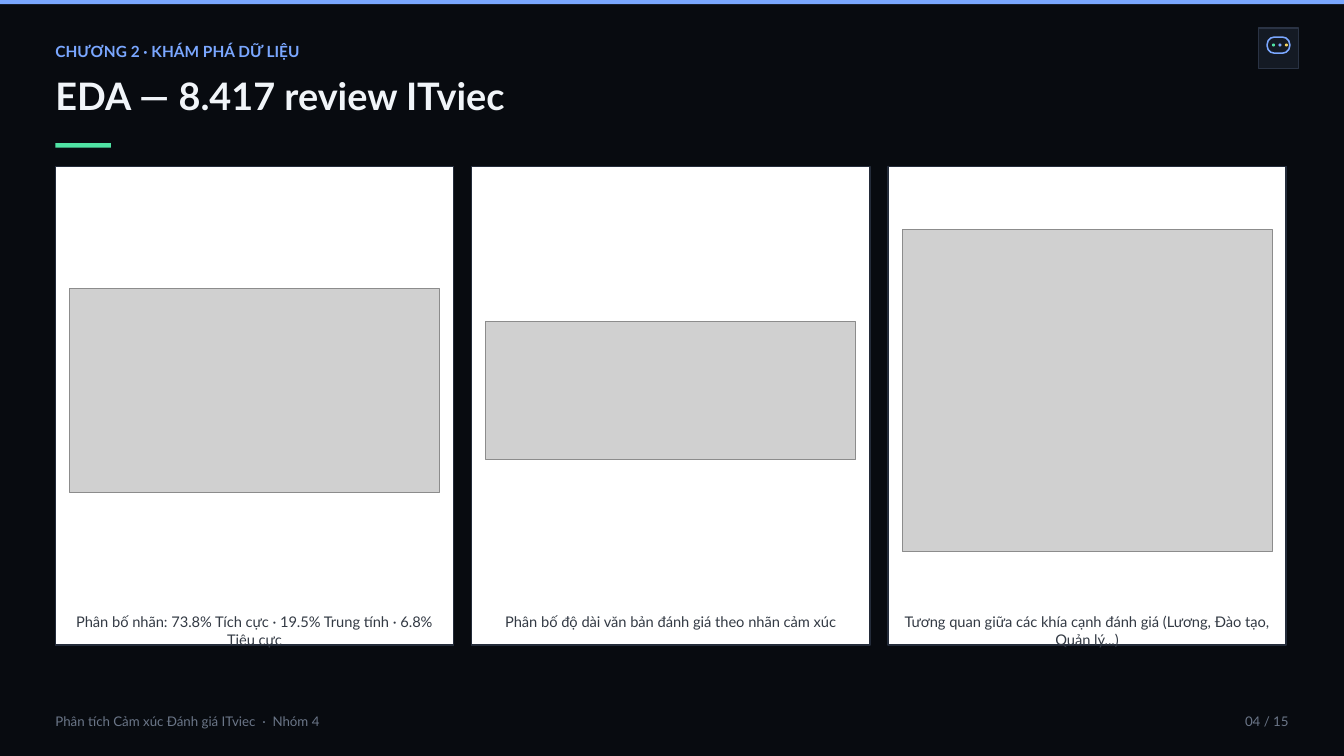
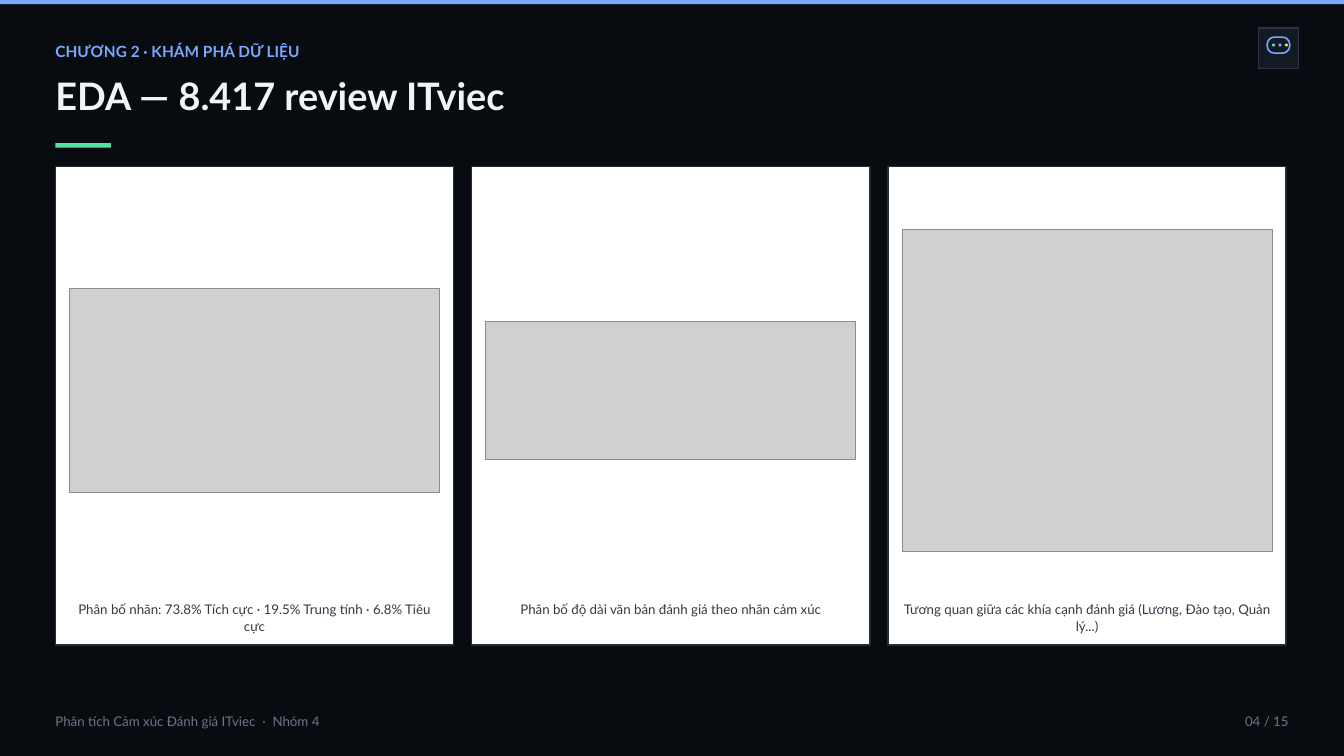
Before and after one commit to duyvv1712/NLP-Sentiment-Analysis-ITviec, a slide deck: slide 5 of reports/slides/NLP_ITviec_Sentiment_Slides.pptx. Drawn at 1344x756 pixels with LibreOffice and Linux fonts; fonts in the diff are those of the drawing; grey boxes stand for pictures. Boxes give left, top, right and bottom in pixels: in the first picture for what was removed or moved away, otherwise in the second. Text is boxed around its words. In the diff, an @@ line names an element or a change of style, - is before the commit and + after.

```diff
--- a/reports/slides/NLP_ITviec_Sentiment_Slides.pptx
+++ b/reports/slides/NLP_ITviec_Sentiment_Slides.pptx
@@ text "Phân bố nhãn: 73.8% Tích ...": place and size @@
-text "Phân bố nhãn: 73.8% Tích ..." at (76, 615, 432, 649)
+text "Phân bố nhãn: 73.8% Tích ..." at (78, 603, 430, 634)
@@ text "Phân bố độ dài văn ...": place and size @@
-text "Phân bố độ dài văn ..." at (505, 615, 836, 630)
+text "Phân bố độ dài văn ..." at (520, 603, 821, 617)
@@ size 10.5 to 9.5 pt; line spacing 1 to 1.05 in 3 elements at (78, 603, 430, 634), (520, 603, 821, 617), (904, 604, 1270, 633) @@
@@ text "Tương quan giữa các khía ...": place and size @@
-text "Tương quan giữa các khía ..." at (905, 616, 1269, 649)
+text "Tương quan giữa các khía ..." at (904, 604, 1270, 633)
```
Also in this commit, not shown: 10 other slides changed, 3 other files.
